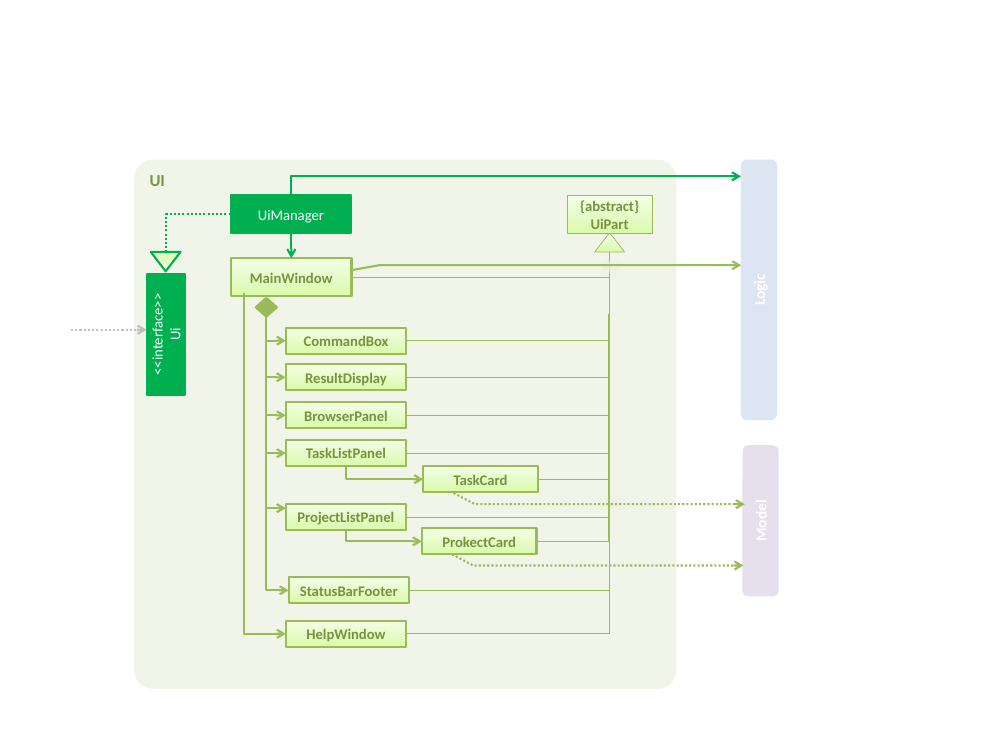
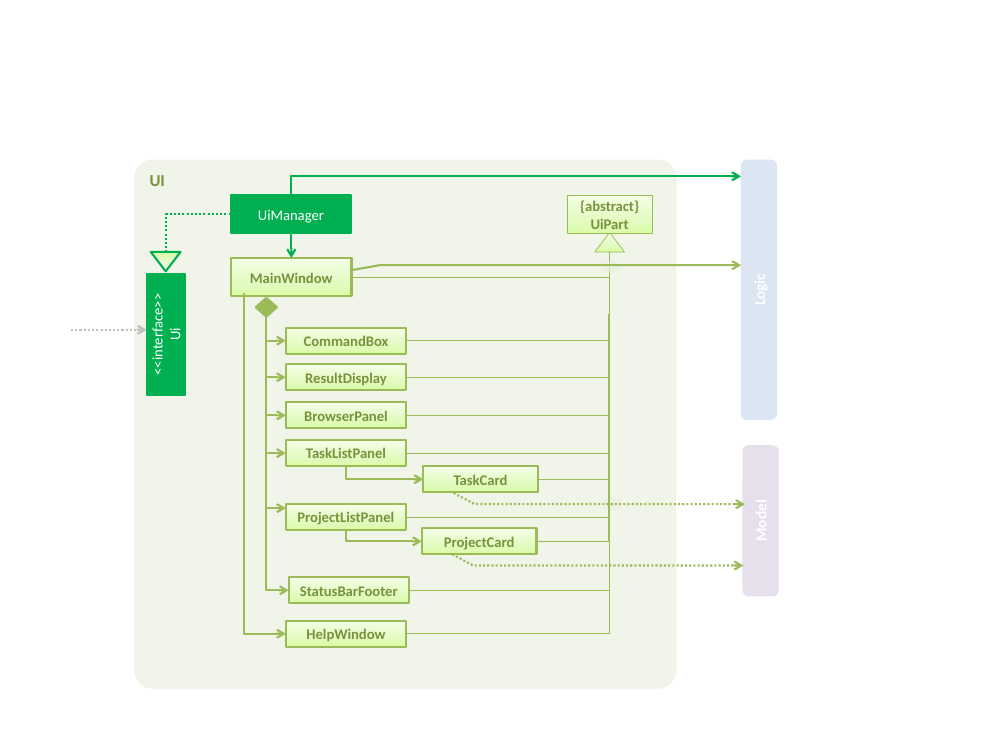
Before and after one commit to josephinetanadi/main, a slide deck: slide 1 of docs/diagrams/UiComponentClassDiagram.pptx. Drawn at 1008x756 pixels with LibreOffice and Linux fonts; fonts in the diff are those of the drawing. Boxes give left, top, right and bottom in pixels: in the first picture for what was removed or moved away, otherwise in the second. Text is boxed around its words. In the diff, an @@ line names an element or a change of style, - is before the commit and + after.

```diff
--- a/docs/diagrams/UiComponentClassDiagram.pptx
+++ b/docs/diagrams/UiComponentClassDiagram.pptx
@@ text in rectangle at (x1=444, y1=537, x2=515, y2=550): text changed @@
-ProkectCard
+ProjectCard
```
Also in this commit, not shown: 3 other files.
